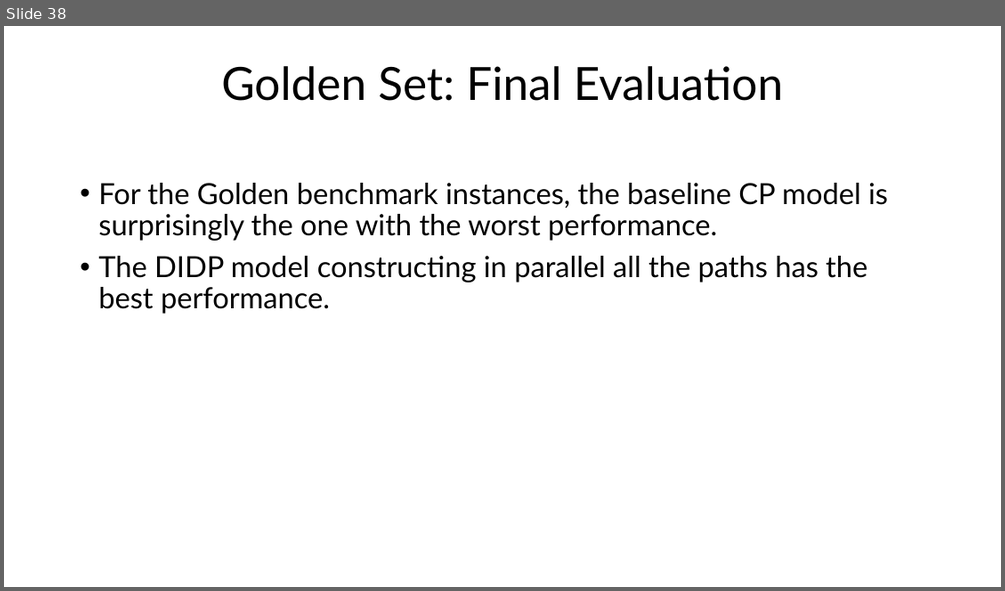
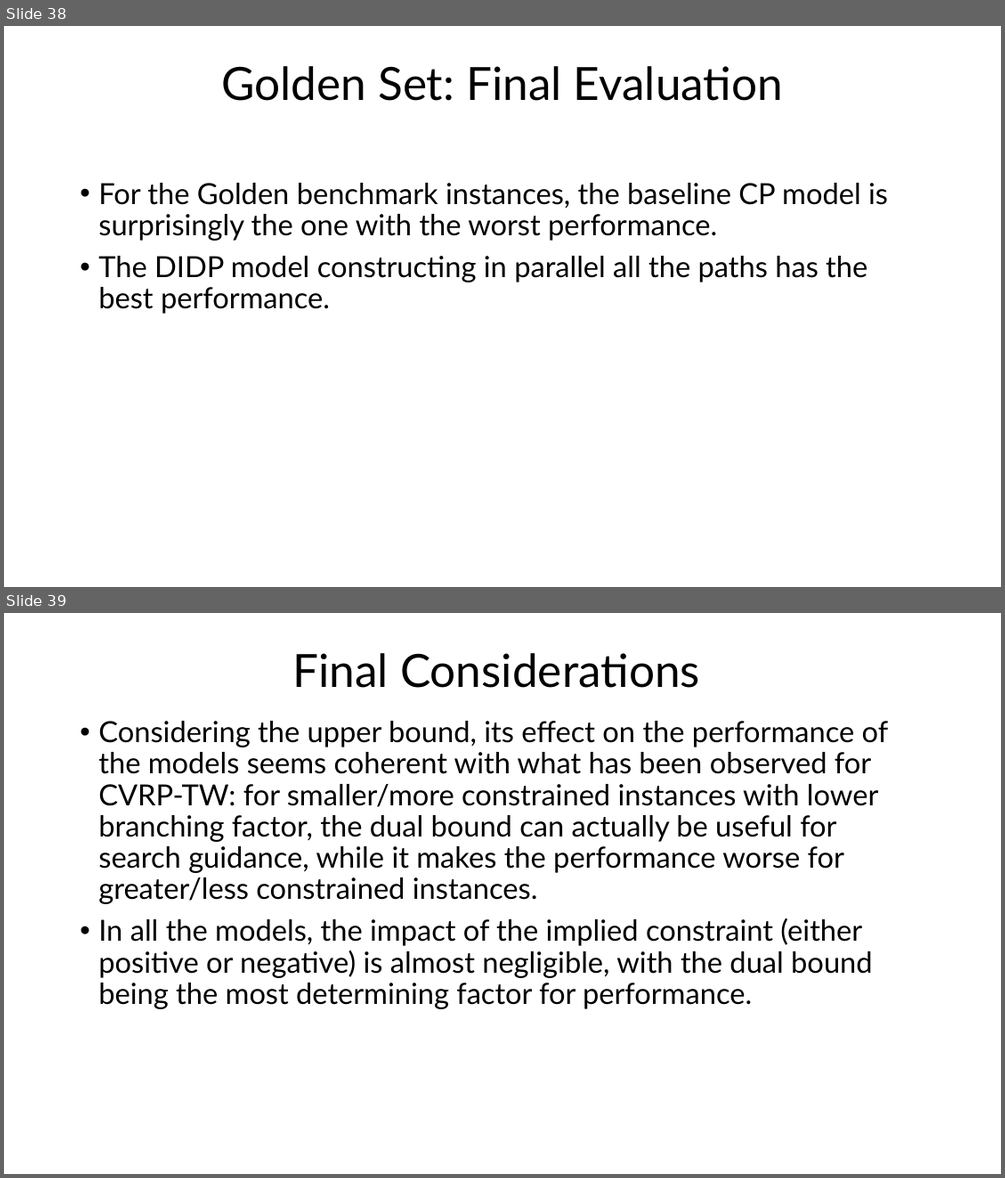
Before and after one commit to FabioGiordana/DIDP-On-Routing-Problems, a slide deck: mmcvrp/VrpSets/MM-CVRP-v2.pptx. Shown one above the other, each under a label of ours: slide 38 before the commit, slides 38 and 39 after it. The pictures are 1005x591 and 1005x1178 pixels, drawn with LibreOffice and Linux fonts; fonts in the diff are those of the drawing. Boxes give left, top, right and bottom in pixels: in the first picture for what was removed or moved away, otherwise in the second. Text is boxed around its words. In the diff, an @@ line names an element or a change of style, - is before the commit and + after.

```diff
--- a/mmcvrp/VrpSets/MM-CVRP-v2.pptx
+++ b/mmcvrp/VrpSets/MM-CVRP-v2.pptx
@@ slide 39 added at [4, 613, 1001, 1174], background #FFFFFF @@
@@ title added at [292, 653, 700, 688], 44 pt, text #000000 @@
+Final Considerations
@@ text added at [98, 721, 889, 1009], 28 pt, text #000000 @@
+• Considering the upper bound, its effect on the performance of the models seems coherent with what has been observed for CVRP-TW: for smaller/more constrained instances with lower branching factor, the dual bound can actually be useful for search guidance, while it makes the performance worse for greater/less constrained instances.
+• In all the models, the impact of the implied constraint (either positive or negative) is almost negligible, with the dual bound being the most determining factor for performance.
```
Also in this commit, not shown: 1 slide changed, 1 other slide added, 20 other files.
